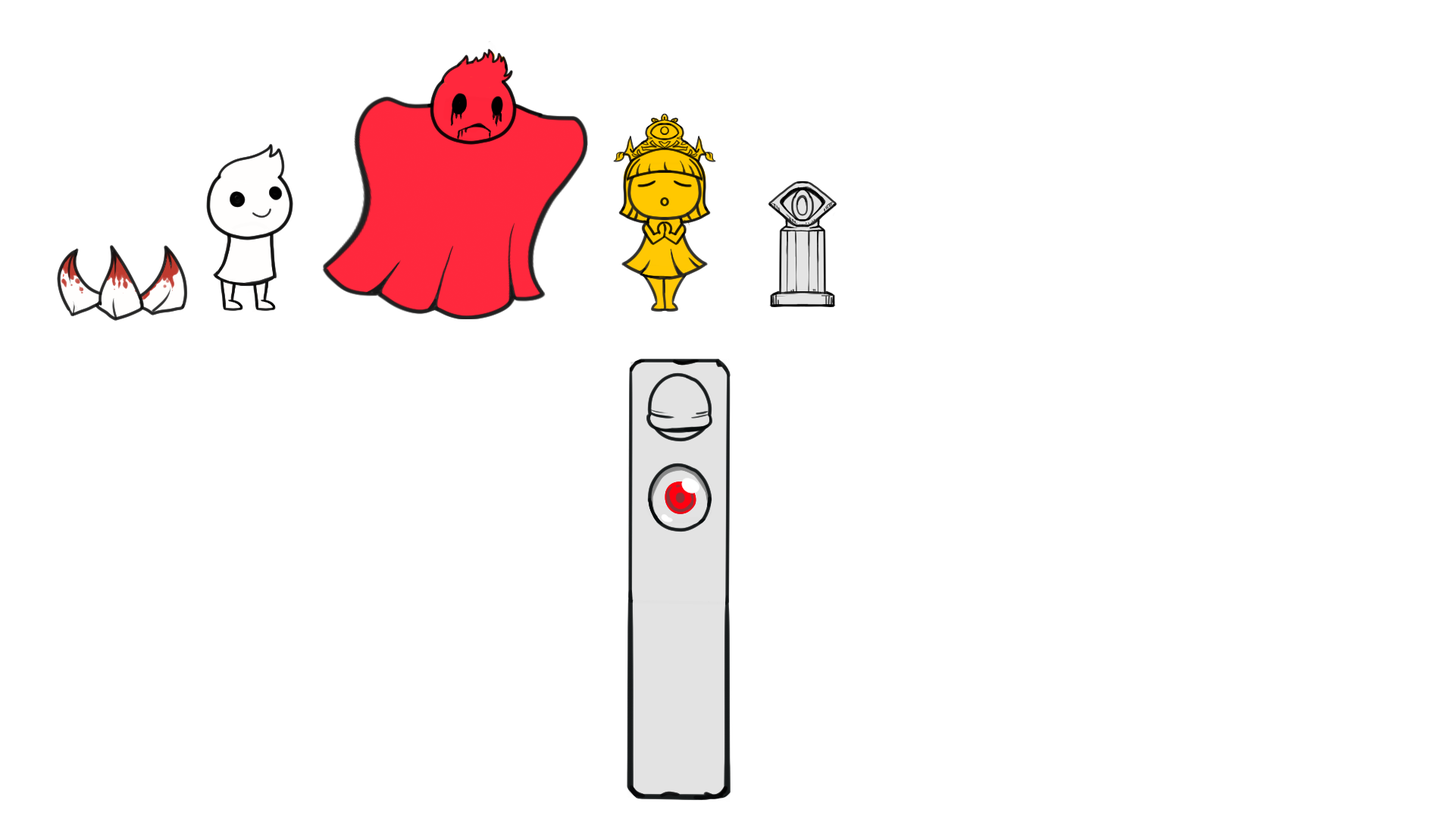
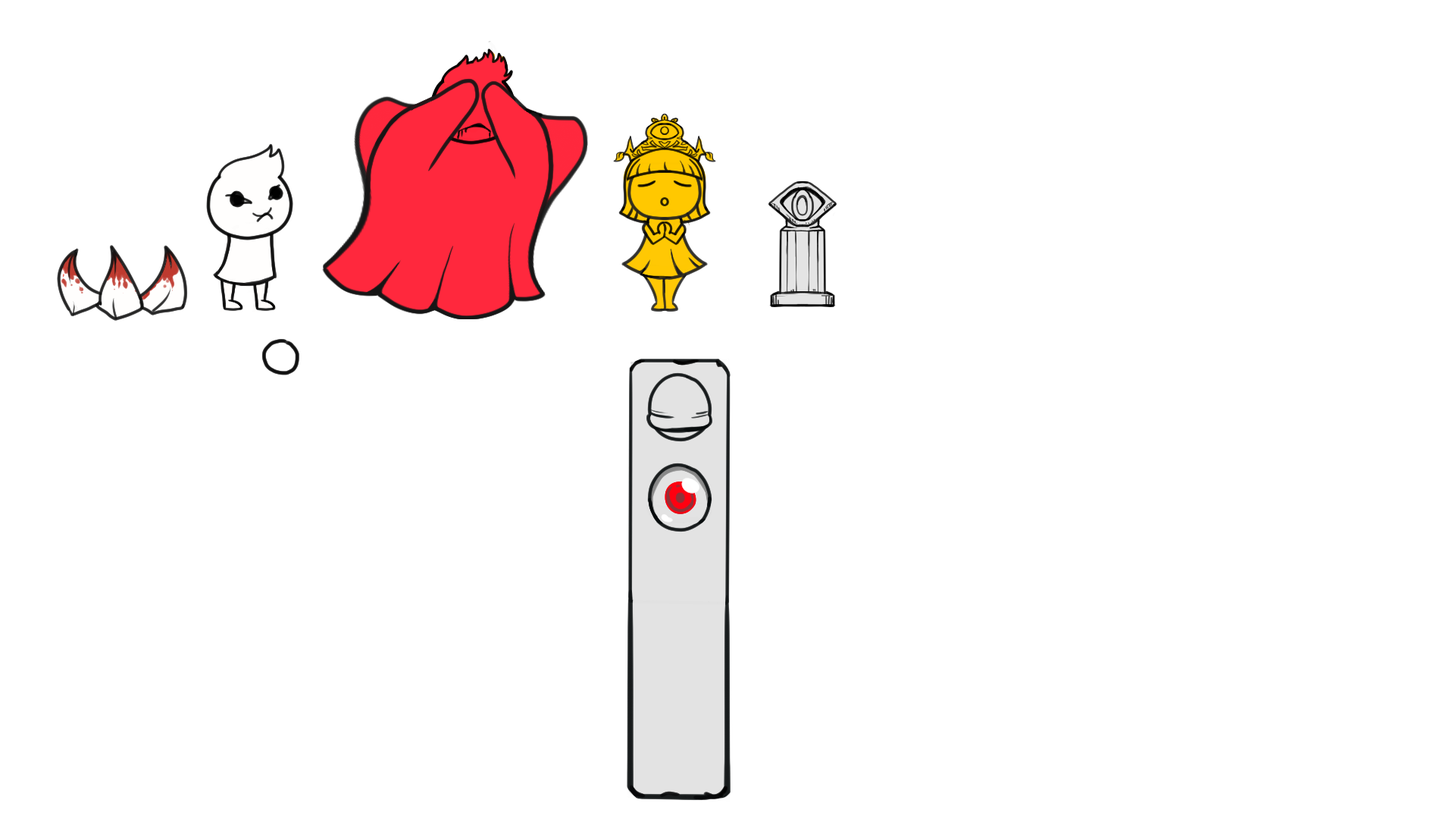
Layered file, before and after one edit (1455px x 819px). Changes by layer:
added group "Gate" with 1 layers above "Traps" over box(225, 40, 555, 376)
renamed "Gate" to "gate", moved it into group "Gate" over box(225, 40, 555, 376)
added group "damaged" with 3 layers in group "Ghost" over box(225, 40, 555, 376)
added layer "hands" (2nd of 2, in "Ghost" › "damaged") in group "damaged" over box(225, 40, 555, 376)
added layer "head" (2nd of 4, in "Ghost" › "damaged") in group "damaged" over box(388, 40, 534, 180)
added layer "body" (2nd of 4, in "Ghost" › "damaged") in group "damaged" over box(291, 40, 555, 361)
added group "idle" (1st of 2, in "Ghost") with 2 layers in group "Ghost" over box(291, 40, 555, 361)
moved "head" (3rd of 4, in "Ghost" › "idle") into group "idle" over box(388, 40, 534, 180)
moved "body" (3rd of 4, in "Ghost" › "idle") into group "idle" over box(291, 69, 555, 361)
added group "Tear" with 1 layers in group "Player" over box(225, 40, 555, 376)
added layer "tear" in group "Tear" over box(225, 40, 555, 376)
added group "Faces" with 2 layers in group "Player" over box(225, 184, 289, 223)
added layer "idle" (2nd of 2, in "Player" › "Faces") in group "Faces" over box(225, 184, 289, 223)
added layer "pain" in group "Faces" over box(225, 184, 289, 223)
painted on "head" (4th of 4, in "Player") over box(225, 51, 486, 361)
